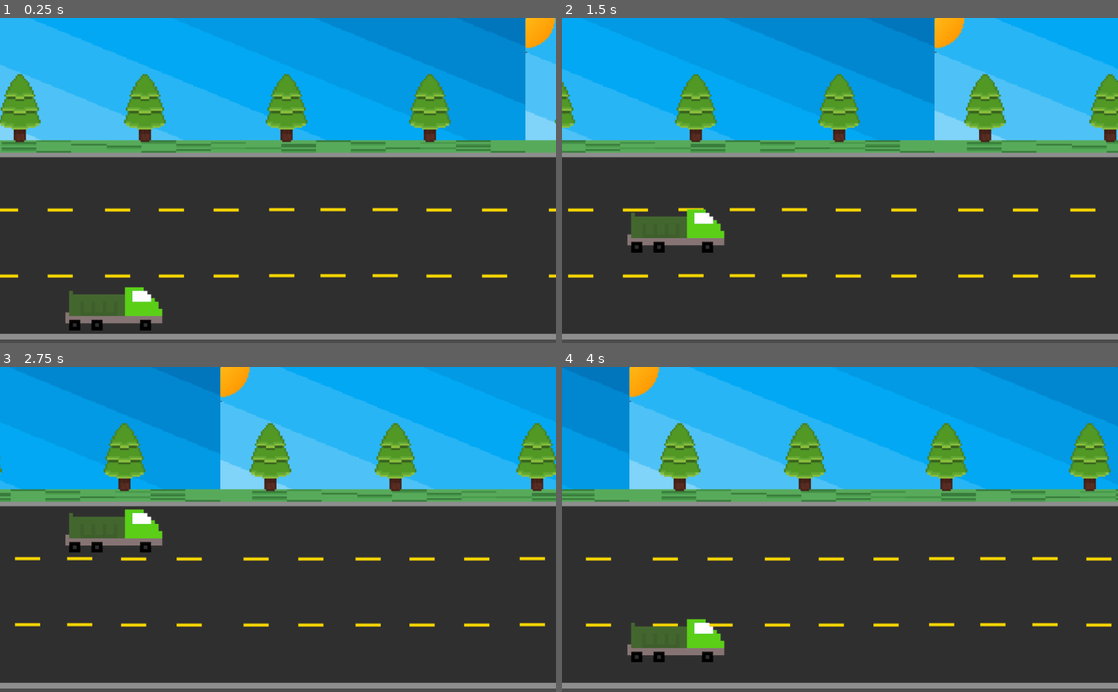
Above: before the commit, frames 1-4 (two rows, left to right).
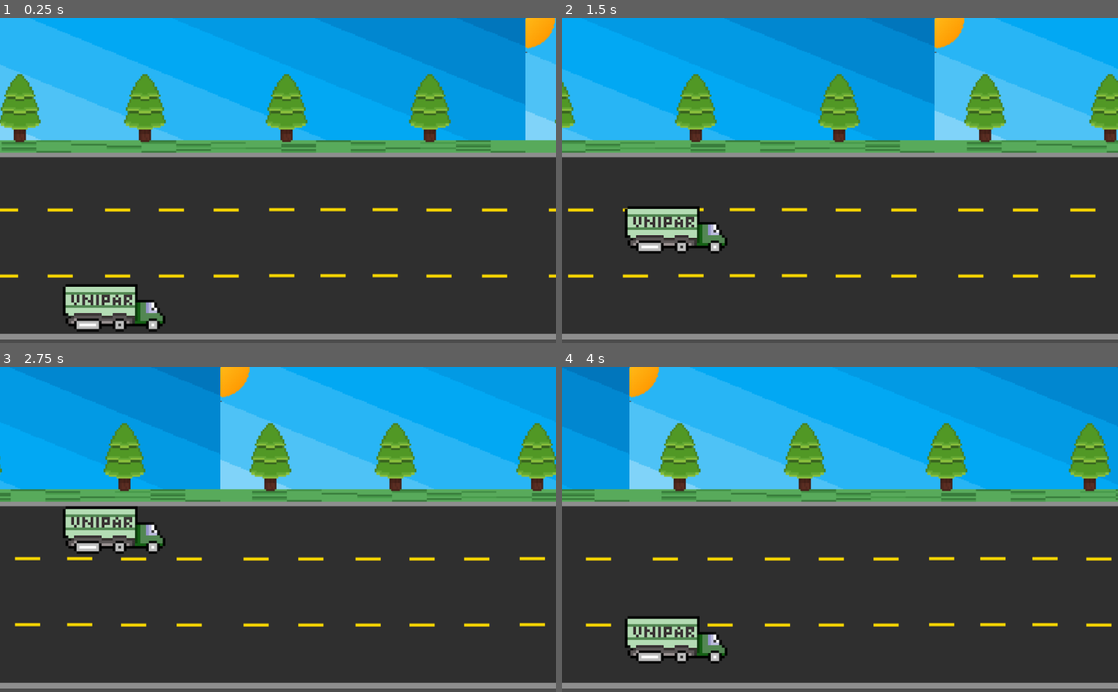
Above: after the commit, the same moments.

Repository: 2023M1T6-Inteli/grupo1
Game: Godot game, scene res://game_scene/NodeRoad.tscn
Same seed, same stepped clock (60 frames per second), same inputs: the game is played once before the commit and once after it.
Inputs:
- Up to frame 1 (0.25 s): no input
- Up to frame 2 (1.5 s): hold Up (ui_up) 0.53-1.28 s; hold Down (ui_down) from 1.28 s (still down)
- Up to frame 3 (2.75 s): release Down (ui_down) at 2.03 s; hold Up (ui_up) from 2.03 s (still down)
- Up to frame 4 (4 s): release Up (ui_up) at 3.53 s; hold Down (ui_down) from 3.53 s (still down)

The runs differ from the first frame. In frame 1, 2.2% of the frame differs, in the area x 11-30%, y 81-97%; in frame 2, 2.3%; in frame 3, 2.3%, in the area x 11-30%, y 42-58%; in frame 4, 2.3%.

Commit message:
make speed proportional to msec ticks

Diff:
--- a/src/JACQUIS/game_scene/ParallaxBackground.gd
+++ b/src/JACQUIS/game_scene/ParallaxBackground.gd
@@ -9,7 +9,7 @@
 	_increaseScrollingSpeed(delta)
 	scrollBackground(scrolling_speed * delta)
 
-# Gradually increases the speed of the game up to 500.0 after 20s of game
+# Gradually increases the speed of the game up to 500.0 after 10s of game
 func _increaseScrollingSpeed(delta):
-	if scrolling_speed <= 500 and OS.get_ticks_msec() > 20000:
-		scrolling_speed += int(floor((OS.get_ticks_msec() - 20000) / 1000.0))
+	if scrolling_speed <= 750 and OS.get_ticks_msec() > 10000:
+		scrolling_speed += int(floor((OS.get_ticks_msec() - 10000) / 5000.0))
Binary file changed: src/JACQUIS/assets/truck.png
